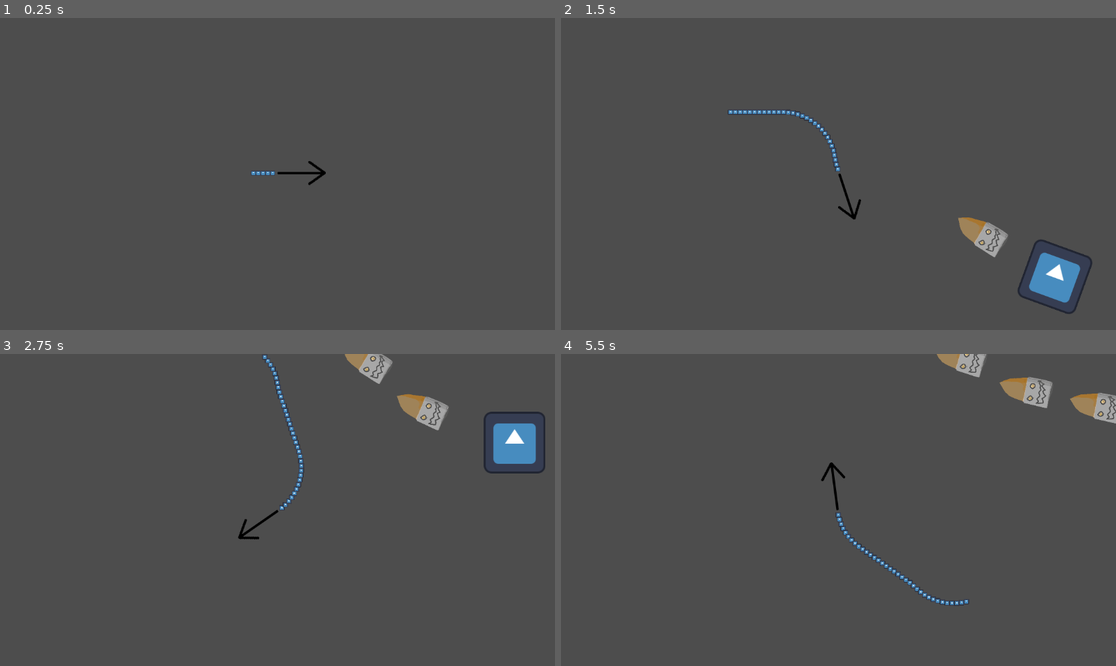
Above: before the commit, frames 1-4 (two rows, left to right).
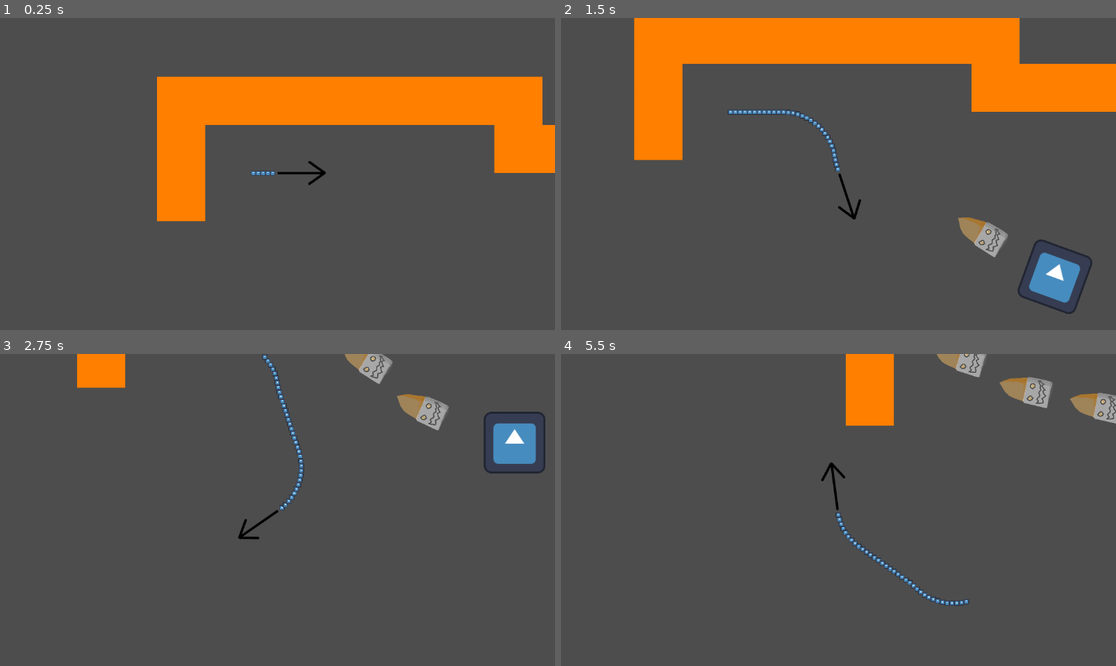
Above: after the commit, the same moments.

Repository: zazak03/jamimag
Game: Godot game, scene res://scenes/test_ennemi.tscn
The game is run twice, just before and just after one commit, with the same random seed, the same clock (stepped at 60 frames per second) and the same inputs. This scene is started directly instead of the project's main scene. The engine's default icon, where the game draws it, is replaced by a stand-in: a white triangle on a blue panel in a dark square.
Inputs:
- Up to frame 1 (0.25 s): no input
- Up to frame 2 (1.5 s): hold Right (turn_clockwise) 0.53-1.28 s; tap Left (turn_counterclockwise) at 1.35 s
- Up to frame 3 (2.75 s): hold Right (turn_clockwise) from 2.03 s (still down)
- Up to frame 4 (5.5 s): release Right (turn_clockwise) at 2.78 s; tap Left (turn_counterclockwise) at 2.85, 4.35 s; hold Right (turn_clockwise) 3.53-4.28 s; hold Right (turn_clockwise) from 5.03 s (still down)

The runs differ from the first frame. In frame 1, 15% of the frame differs, in the area x 28-100%, y 18-66%; in frame 2, 17%, in the area x 13-100%, y 0-46%; in frame 3, 1.0%; in frame 4, 2.0%.

Commit message:
Commencé à utiliser des groupes et une implémentation très basique du score

Diff:
--- a/scenes/cape.tscn
+++ b/scenes/cape.tscn
@@ -5,7 +5,7 @@
 [sub_resource type="CircleShape2D" id="CircleShape2D_fx345"]
 radius = 5.0
 
-[node name="PointCape" type="Area2D"]
+[node name="PointCape" type="Area2D" groups=["cape"]]
 
 [node name="Sprite2D" type="Sprite2D" parent="."]
 scale = Vector2(0.085, 0.085)
@@ -13,3 +13,5 @@
 
 [node name="hitboxUnit" type="CollisionShape2D" parent="."]
 shape = SubResource("CircleShape2D_fx345")
+
+[connection signal="area_entered" from="." to="." method="_on_area_entered"]
--- /dev/null
+++ b/scenes/cible.tscn
@@ -0,0 +1,18 @@
+[gd_scene load_steps=4 format=3 uid="uid://tpcpgbmcxab"]
+
+[ext_resource type="Texture2D" uid="uid://5lbeg2wfr562" path="res://assets/icon.svg" id="1_ukrh8"]
+[ext_resource type="Script" path="res://scripts/cible.gd" id="1_x7op8"]
+
+[sub_resource type="CircleShape2D" id="CircleShape2D_ck506"]
+radius = 63.2851
+
+[node name="cible" type="Area2D"]
+script = ExtResource("1_x7op8")
+
+[node name="Sprite2D" type="Sprite2D" parent="."]
+texture = ExtResource("1_ukrh8")
+
+[node name="CollisionShape2D" type="CollisionShape2D" parent="."]
+shape = SubResource("CircleShape2D_ck506")
+
+[connection signal="area_entered" from="." to="." method="_on_area_entered"]
--- a/scenes/ennemy.tscn
+++ b/scenes/ennemy.tscn
@@ -2,8 +2,6 @@
 
 [ext_resource type="Script" path="res://scripts/ennemy_follow.gd" id="1_2md5m"]
 [ext_resource type="Script" path="res://scripts/ennemy.gd" id="2_j6oky"]
-[ext_resource type="Texture2D" uid="uid://uumaboixvxdw" path="res://assets/sprites/annemy.png" id="3_a2f7s"]
-[ext_resource type="Texture2D" uid="uid://uumaboixvxdw" path="res://assets/sprites/ennemy.png" id="3_a2f7s"]
 [ext_resource type="Texture2D" uid="uid://5lbeg2wfr562" path="res://assets/icon.svg" id="3_56d6m"]
 
 [sub_resource type="SpriteFrames" id="SpriteFrames_bvip6"]
--- a/scenes/example.tscn
+++ b/scenes/example.tscn
@@ -1,6 +1,9 @@
-[gd_scene load_steps=2 format=3 uid="uid://c8m61shtwthwd"]
+[gd_scene load_steps=3 format=3 uid="uid://c8m61shtwthwd"]
 
 [ext_resource type="Script" path="res://scripts/example.gd" id="1_x7o62"]
+[ext_resource type="PackedScene" uid="uid://dtijo7v6bahj7" path="res://scenes/fleche_complet.tscn" id="2_4gni7"]
 
 [node name="example" type="Node2D"]
 script = ExtResource("1_x7o62")
+
+[node name="Fleche_complet" parent="." instance=ExtResource("2_4gni7")]
--- a/scenes/fleche.tscn
+++ /dev/null
@@ -1,21 +0,0 @@
-[gd_scene load_steps=3 format=3 uid="uid://cyrorkox0f04m"]
-
-[ext_resource type="Texture2D" uid="uid://chynbr4eu8sig" path="res://assets/fleche.png" id="1_kt538"]
-[ext_resource type="Script" path="res://scripts/Fleche.gd" id="2_e58a0"]
-
-[node name="fleche" type="Node2D"]
-script = ExtResource("2_e58a0")
-
-[node name="Fleche" type="Sprite2D" parent="."]
-position = Vector2(-2, 3)
-texture = ExtResource("1_kt538")
-
-[node name="Camera" type="Camera2D" parent="."]
-position = Vector2(0, 1)
-
-[node name="Area2D" type="Area2D" parent="."]
-
-[node name="CollisionPolygon2D" type="CollisionPolygon2D" parent="Area2D"]
-polygon = PackedVector2Array(-50, 6, -50, 1, 39, 1, 13, -17, 17, -21, 46, 0, 46, 6, 16, 28, 12, 24, 38, 6)
-
-[connection signal="body_entered" from="Area2D" to="." method="_on_area_2d_body_entered"]
--- a/scenes/fleche_complet.tscn
+++ b/scenes/fleche_complet.tscn
@@ -1,19 +1,18 @@
 [gd_scene load_steps=4 format=3 uid="uid://dtijo7v6bahj7"]
 
-[ext_resource type="Script" path="res://fleche_complet.gd" id="1_chhpv"]
+[ext_resource type="Script" path="res://scripts/fleche_complet.gd" id="1_6jqa4"]
 [ext_resource type="Script" path="res://scripts/Fleche.gd" id="1_pdq3k"]
-[ext_resource type="Texture2D" uid="uid://cgjmjlbh0hs7j" path="res://assets/fleche.png" id="2_htwda"]
+[ext_resource type="Texture2D" uid="uid://dr2x664irm2v1" path="res://assets/fleche.png" id="2_htwda"]
 
 [node name="Fleche_complet" type="Node2D"]
-script = ExtResource("1_chhpv")
-nbr_points_cape = 35
+script = ExtResource("1_6jqa4")
 update_interval = 0.05
 
 [node name="DepCape" type="Node2D" parent="."]
 
 [node name="Timer" type="Timer" parent="."]
 
-[node name="fleche" type="Area2D" parent="."]
+[node name="fleche" type="Area2D" parent="." groups=["fleche"]]
 script = ExtResource("1_pdq3k")
 
 [node name="FlecheSprite" type="Sprite2D" parent="fleche"]
--- a/scenes/mur.tscn
+++ b/scenes/mur.tscn
@@ -1,13 +1,7 @@
 [gd_scene load_steps=2 format=3 uid="uid://o7vlus230k1g"]
-
-[ext_resource type="TileSet" uid="uid://b7gq25yrmc35c" path="res://others/Tile_Set_mur.tres" id="1_5p36w"]
-
-[node name="mur" type="TileMap"]
-tile_set = ExtResource("1_5p36w")
-[gd_scene load_steps=2 format=3 uid="uid://dfa0uqykx8bmq"]
 
 [ext_resource type="TileSet" uid="uid://c73e3vbkm6y5l" path="res://others/mur_TileSet.tres" id="1_5ucfn"]
 
-[node name="mur" type="TileMap"]
+[node name="mur" type="TileMap" groups=["mur"]]
 tile_set = ExtResource("1_5ucfn")
 format = 2
--- a/scenes/projectile.tscn
+++ b/scenes/projectile.tscn
@@ -18,7 +18,7 @@
 radius = 53.0
 height = 182.0
 
-[node name="Bullet" type="Area2D"]
+[node name="Bullet" type="Area2D" groups=["projectile"]]
 scale = Vector2(0.5, 0.5)
 script = ExtResource("1_50jqa")
 
@@ -30,3 +30,6 @@
 [node name="CollisionShape2D" type="CollisionShape2D" parent="."]
 position = Vector2(2, 25)
 shape = SubResource("CapsuleShape2D_p0e6k")
+
+[connection signal="area_entered" from="." to="." method="_on_area_entered"]
+[connection signal="body_entered" from="." to="." method="_on_body_entered"]
--- /dev/null
+++ b/scenes/template_scene.tscn
@@ -0,0 +1,18 @@
+[gd_scene load_steps=4 format=3 uid="uid://bdxy7pkblvo5g"]
+
+[ext_resource type="PackedScene" uid="uid://dtijo7v6bahj7" path="res://scenes/fleche_complet.tscn" id="1_813sp"]
+[ext_resource type="Script" path="res://scripts/template_scene.gd" id="1_x06u3"]
+[ext_resource type="PackedScene" uid="uid://tpcpgbmcxab" path="res://scenes/cible.tscn" id="2_klqat"]
+
+[node name="TemplateScene" type="Node2D"]
+script = ExtResource("1_x06u3")
+
+[node name="Fleche_complet" parent="." instance=ExtResource("1_813sp")]
+
+[node name="cible" parent="." instance=ExtResource("2_klqat")]
+position = Vector2(511, 260)
+
+[node name="DeincrementTimer" type="Timer" parent="."]
+
+[connection signal="cible_atteinte" from="cible" to="." method="_on_cible_cible_atteinte"]
+[connection signal="timeout" from="DeincrementTimer" to="." method="_on_deincrement_timer_timeout"]
--- /dev/null
+++ b/scripts/cible.gd
@@ -0,0 +1,7 @@
+extends Area2D
+
+signal cible_atteinte
+
+func _on_area_entered(area):
+	if area.is_in_group("fleche"):
+		cible_atteinte.emit()
--- a/fleche_complet.gd
+++ b/scripts/fleche_complet.gd
@@ -1,6 +1,6 @@
 extends Node2D
 
-@export var nbr_points_cape = 22
+@export var nbr_points_cape = 35
 @export var update_interval = 0.1
 @export var cape = preload("res://scenes/cape.tscn")
 var points_cape = []
@@ -17,6 +17,7 @@
 	$Timer.start(0)
 
 
+
 # Called every frame. 'delta' is the elapsed time since the previous frame.
 func _process(delta):
 	pass
@@ -28,8 +29,8 @@
 func update_pos():
 	points_cape.push_front(points_cape.pop_back())
 	points_cape[1].position = $fleche.position
-	print(points_cape[1].global_position)
-	print($fleche/Camera.global_position)
+	#print(points_cape[1].global_position)
+	#print($fleche/Camera.global_position)
 
 
 func _on_timer_timeout():
--- a/scripts/projectile.gd
+++ b/scripts/projectile.gd
@@ -3,6 +3,8 @@
 var speed = 150
 var screen_size
 
+signal bullet_destroyed
+signal bullet_ricochet
 
 func _init():
 	pass
@@ -17,3 +19,16 @@
 func _process(delta):
 	var velocity = Vector2.UP.rotated(rotation) * speed
 	position += velocity * delta
+
+
+func _on_body_entered(body):
+	if body.is_in_group("mur"):
+		bullet_destroyed.emit()
+		queue_free()
+
+
+
+func _on_area_entered(area):
+	if area.is_in_group("cape"):
+		rotation = PI + rotation
+		bullet_ricochet.emit()
--- /dev/null
+++ b/scripts/template_scene.gd
@@ -0,0 +1,30 @@
+extends Node2D
+
+var score = 0
+var mul = 0
+@export var score_temporel = 1000
+@export var deincrement_ratio = 100
+@export var points_par_proj = 100
+
+func _ready():
+	$DeincrementTimer.start(0)
+
+
+
+
+func _on_deincrement_timer_timeout():
+	score_temporel -= deincrement_ratio
+
+func _on_bullet_ricochet():
+	mul += 1
+
+func _on_bullet_destroyed():
+	score += mul * 100
+	mul = 0
+
+func _on_cible_cible_atteinte():
+	if mul != 0:
+		score = score + score_temporel*mul
+	else :
+		score = score + score_temporel
+	print(score)
Not shown: 1 places in others/Tile_Set_mur.tres that only renumber resources
Not shown: 1 places in others/mur_TileSet.tres that only renumber resources
